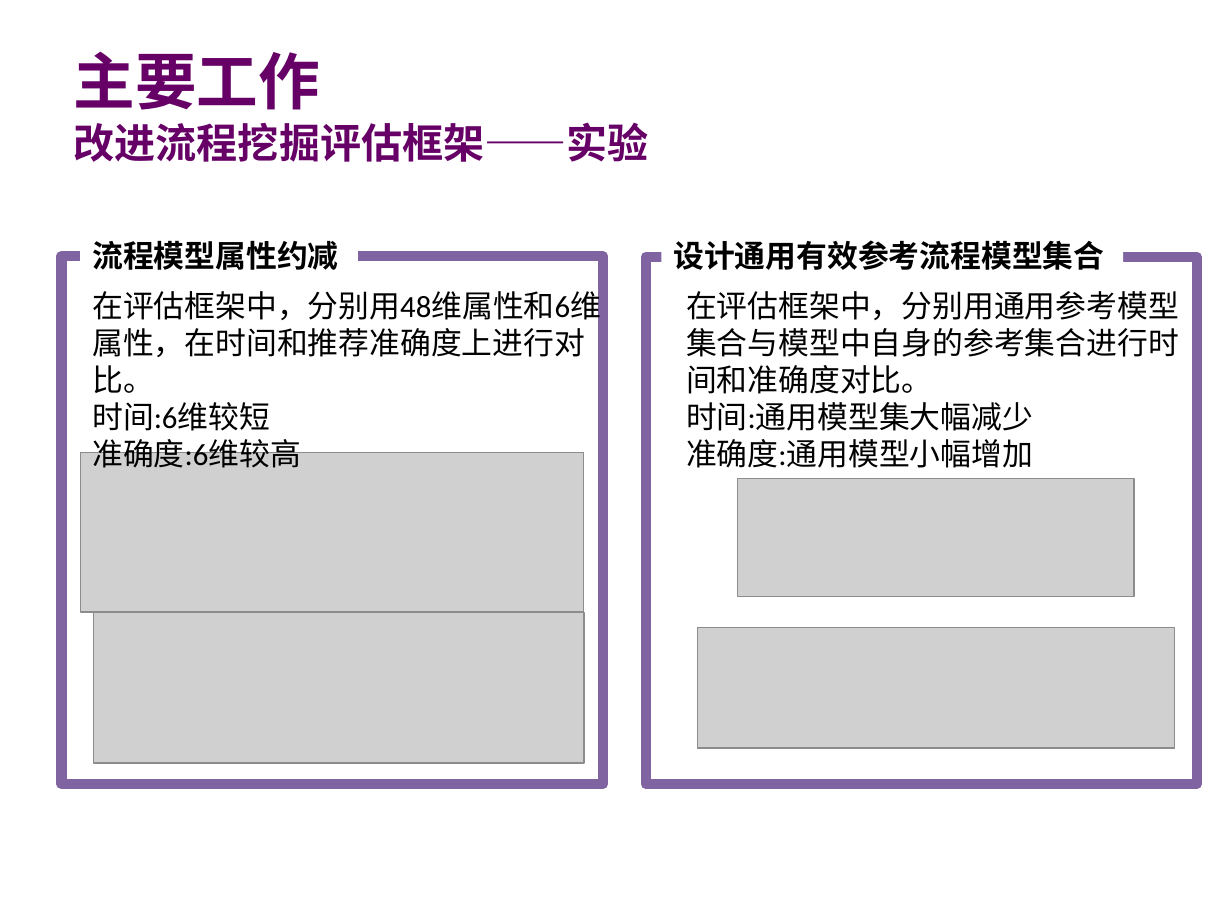
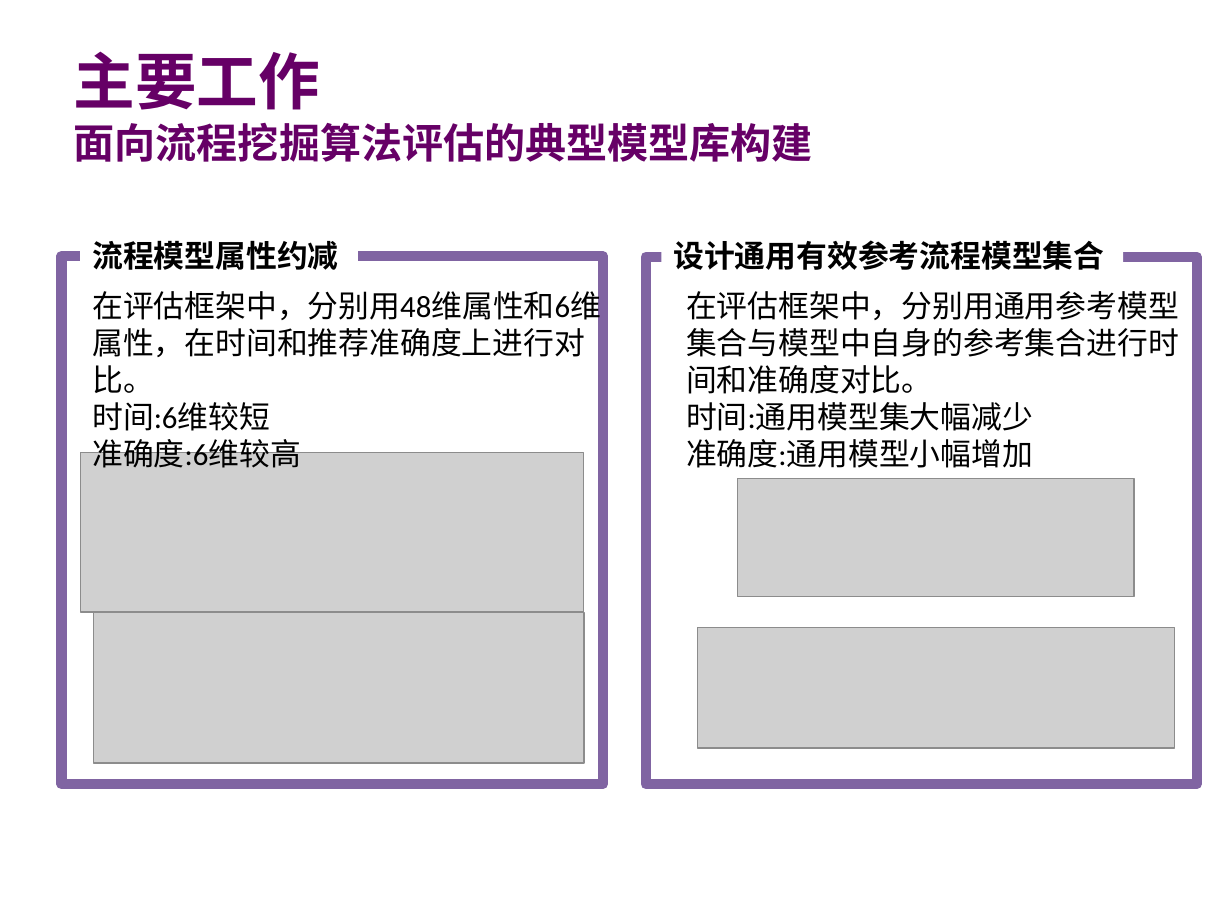
Before and after one commit to guoqinlong/Master-Thesis, a slide deck: slide 19 of 郭秦龙初稿汇报.pptx. Drawn at 1232x924 pixels with LibreOffice and Linux fonts; fonts in the diff are those of the drawing; grey boxes stand for pictures; background and template pictures are left out. Boxes give left, top, right and bottom in pixels: in the first picture for what was removed or moved away, otherwise in the second. Text is boxed around its words. In the diff, an @@ line names an element or a change of style, - is before the commit and + after.

```diff
--- a/郭秦龙初稿汇报.pptx
+++ b/郭秦龙初稿汇报.pptx
@@ text at [74, 122, 813, 162]: text changed @@
-改进流程挖掘评估框架——实验
+面向流程挖掘算法评估的典型模型库构建
```
Also in this commit, not shown: 11 other slides changed.
